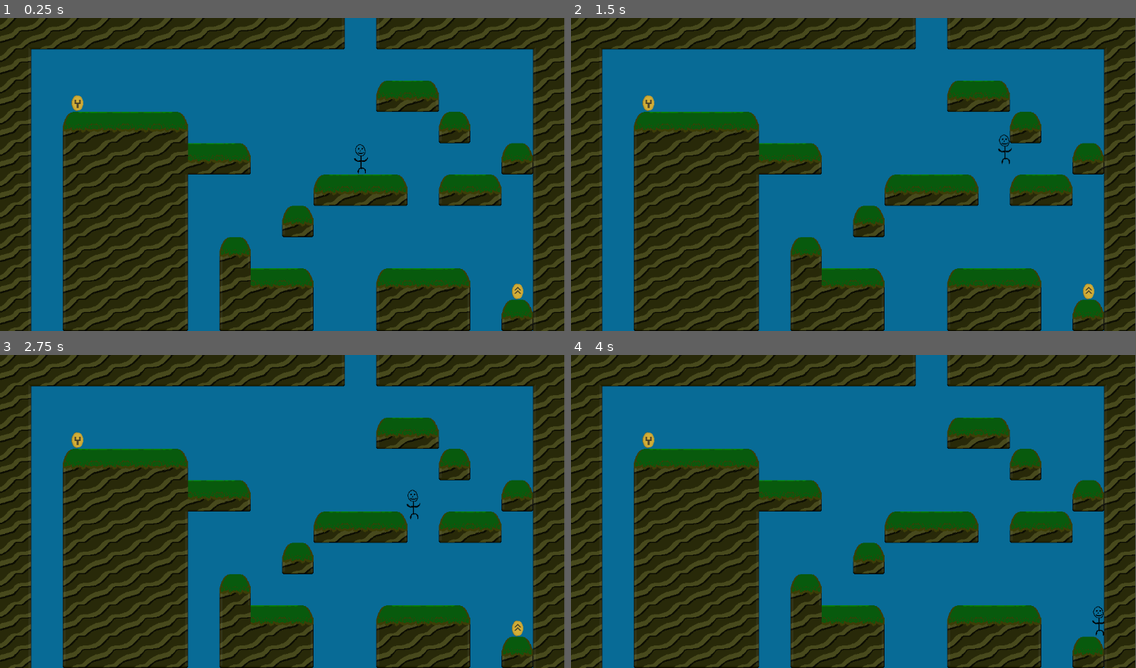
Above: before the commit, frames 1-4 (two rows, left to right).
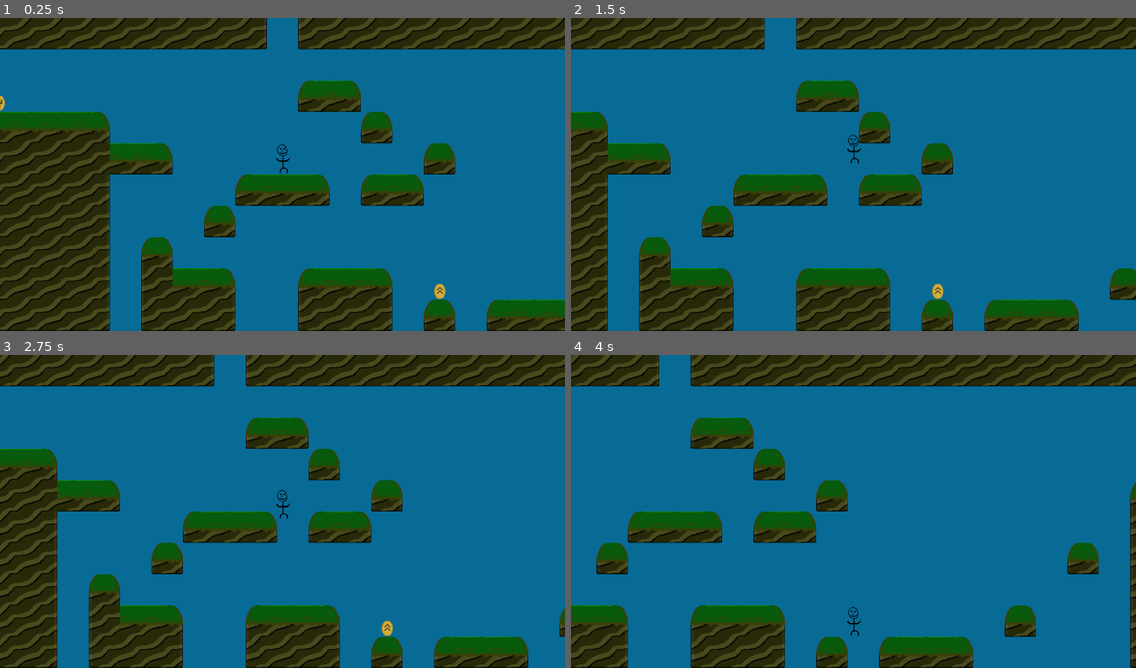
Above: after the commit, the same moments.

Repository: ephreal/RetroactiveRadiocarbons
Game: Godot game, scene res://Assets/demos/demo1/Demo1.tscn
Same seed, same stepped clock (60 frames per second), same inputs: the game is played once before the commit and once after it. The project has no main scene, so this scene is started directly.
Inputs:
- Up to frame 1 (0.25 s): no input
- Up to frame 2 (1.5 s): tap Enter at 0.5 s; hold Right (ui_right) from 0.53 s (still down); tap Space (jump) at 0.77 s
- Up to frame 3 (2.75 s): tap Space (jump) at 1.52 s; release Right (ui_right) at 2.03 s; hold Left (ui_left) from 2.03 s (still down)
- Up to frame 4 (4 s): release Left (ui_left) at 2.78 s; hold Right (ui_right) from 2.78 s (still down); tap Space (jump) at 3.02, 3.77 s
In our replay, the window is 799x444 before the commit and 800x444 after it. These sizes can differ from the game's own. Grey fills any space a smaller window leaves; there, only what the larger window draws over its background counts as a difference.

The runs differ from the first frame. In frame 1, 53% of the frame differs, in the area x 0-100%, y 0-100%; in frame 2, 43%; in frame 3, 45%; in frame 4, 48%.

Commit message:
Demos hidden areas

Diff:
--- a/Assets/demos/demo1/Demo1.gd
+++ b/Assets/demos/demo1/Demo1.gd
@@ -1,12 +1,27 @@
 extends Node2D
 var bg_music = "level1.ogg"
+var hidden_area
+var level_length = 2622
+var player
 
 # Called when the node enters the scene tree for the first time.
 func _ready():
 	Audio.music_player.volume_db = -10
 	Audio.play(bg_music)
 
+	self.player = self.get_node("Player")
+	self.player.set_camera_end(self.level_length)
+	self.hidden_area = self.get_node("HiddenArea")
+
 
 # Called every frame. 'delta' is the elapsed time since the previous frame.
 func _process(_delta):
 	pass
+
+
+func _on_hidden_area_body_entered(body):
+	self.hidden_area.visible = false
+
+
+func _on_hidden_area_body_exited(body):
+	self.hidden_area.visible = true
--- a/Assets/demos/demo1/Demo1.tscn
+++ b/Assets/demos/demo1/Demo1.tscn
@@ -159,12 +159,62 @@
 terrain_set_0/terrain_0/color = Color(0, 0.364706, 0.768627, 1)
 sources/0 = SubResource("TileSetAtlasSource_gvmd2")
 
+[sub_resource type="GDScript" id="GDScript_c4kfd"]
+script/source = "extends Area2D
+
+
+# Called when the node enters the scene tree for the first time.
+func _ready():
+	pass # Replace with function body.
+
+
+# Called every frame. 'delta' is the elapsed time since the previous frame.
+func _process(delta):
+	pass
+"
+
+[sub_resource type="RectangleShape2D" id="RectangleShape2D_et23w"]
+size = Vector2(109, 122)
+
+[sub_resource type="TileSetAtlasSource" id="TileSetAtlasSource_ud3le"]
+texture = ExtResource("4_7c454")
+texture_region_size = Vector2i(64, 64)
+0:0/0 = 0
+1:0/0 = 0
+2:0/0 = 0
+3:0/0 = 0
+4:0/0 = 0
+5:0/0 = 0
+6:0/0 = 0
+7:0/0 = 0
+0:1/0 = 0
+1:1/0 = 0
+2:1/0 = 0
+3:1/0 = 0
+4:1/0 = 0
+5:1/0 = 0
+0:2/0 = 0
+1:2/0 = 0
+2:2/0 = 0
+3:2/0 = 0
+4:2/0 = 0
+5:2/0 = 0
+0:3/0 = 0
+1:3/0 = 0
+2:3/0 = 0
+3:3/0 = 0
+4:3/0 = 0
+
+[sub_resource type="TileSet" id="TileSet_0jnui"]
+tile_size = Vector2i(64, 64)
+sources/0 = SubResource("TileSetAtlasSource_ud3le")
+
 [node name="Node2D" type="Node2D"]
 script = ExtResource("1_jgopy")
 
 [node name="Sky" type="ColorRect" parent="."]
 offset_left = 2.0
-offset_right = 1154.0
+offset_right = 2624.0
 offset_bottom = 640.0
 color = Color(0.0313726, 0.419608, 0.588235, 1)
 
@@ -172,15 +222,30 @@
 position = Vector2(736, 287)
 
 [node name="Platforms" parent="." instance=ExtResource("3_snsn1")]
-layer_0/tile_data = PackedInt32Array(327692, 131073, 3, 3276 …(870 unchanged characters)… 6609, 2, 327694, 1, 3, 327695, 131073, 3)
+layer_0/tile_data = PackedInt32Array(327692, 131073, 3, 3276 …(870 unchanged characters)… 6609, 2, 327694, 1, 3, 327695, 131073, 3, 589842, 1, 3, 589843, 65537, 3, 589844, 131073, 3, 524310, 196609, 2, 393240, 196609, 2, 262170, 1, 0, 327706, 1, 1, 393242, 1, 1, 458778, 1, 1, 524314, 1, 1, 589850, 1, 2, 262171, 131073, 0, 589851, 65537, 2, 524315, 65537, 1, 458779, 131073, 1, 393243, 131073, 1, 327707, 131073, 1, 524316, 65537, 0, 589852, 65537, 2, 589853, 65537, 2, 524317, 65537, 0, 393246, 1, 3, 589854, 65537, 3, 589855, 65537, 3, 393247, 65537, 3, 393248, 131073, 0, 458784, 327681, 1, 524320, 327681, 1, 589856, 131073, 2, 589861, 65537, 2, 589862, 65537, 3, 589863, 65537, 0, 458789, 131073, 0, 131101, 196609, 2, 524325, 131073, 1, 196644, 327681, 1, 262180, 327681, 1, 327716, 327681, 1, 393252, 327681, 1, 458788, 1, 1, 524324, 1, 1, 589860, 1, 2, 131108, 327681, 0, 327720, 327681, 2, 262184, 327681, 0, 327719, 196609, 2, 196645, 196609, 2)
 
 [node name="Walls" type="TileMap" parent="."]
 tile_set = SubResource("TileSet_58uvd")
 format = 2
-layer_0/tile_data = PackedInt32Array(65536, 131072, 1, 13107 …(88 unchanged characters)… , 458752, 131072, 1, 524288, 131072, 1, 65553, 0, 1, 131089, 0, 1, 196625, 0, 1, 262161, 0, 1, 327697, 0, 1, 393233, 0, 1, 458769, 0, 1, 524305, 0, 1, 589824, 131072, 1, 589841, 0, 1, 17, 262144, 0, 0, 196608, 0, 1, 65536, 2, 2, 65536, 2, 3, 65536, 2, 4, 65536, 2, 5, 65536, 2, 6, 65536, 2, 7, 65536, 2, 8, 65536, 2, 9, 65536, 2, 10, 131072, 2, 12, 0, 2, 13, 65536, 2, 14, 65536, 2, 15, 65536, 2, 16, 65536, 2)
+layer_0/tile_data = PackedInt32Array(65536, 131072, 1, 13107 …(88 unchanged characters)… , 458752, 131072, 1, 524288, 131072, 1, 589824, 131072, 1, 0, 196608, 0, 1, 65536, 2, 2, 65536, 2, 3, 65536, 2, 4, 65536, 2, 5, 65536, 2, 6, 65536, 2, 7, 65536, 2, 8, 65536, 2, 9, 65536, 2, 10, 131072, 2, 12, 0, 2, 13, 65536, 2, 14, 65536, 2, 15, 65536, 2, 16, 65536, 2, 17, 65536, 2, 18, 65536, 2, 19, 65536, 2, 20, 65536, 2, 21, 65536, 2, 22, 65536, 2, 23, 65536, 2, 24, 65536, 2, 25, 65536, 2, 26, 65536, 2, 27, 65536, 2, 28, 65536, 2, 29, 65536, 2, 30, 65536, 2, 31, 65536, 2, 32, 65536, 2, 33, 65536, 2, 34, 65536, 2, 35, 65536, 2, 36, 65536, 2, 37, 65536, 2, 38, 65536, 2, 39, 65536, 2, 40, 262144, 0, 65576, 0, 1, 131112, 0, 1, 196648, 0, 1, 262184, 0, 1, 327720, 0, 1, 393256, 0, 1, 458792, 0, 1, 524328, 0, 1, 589864, 262144, 1)
 
 [node name="Grip Powerup" parent="." instance=ExtResource("5_q80iy")]
 position = Vector2(158, 174)
 
 [node name="Jump Powerup" parent="." instance=ExtResource("6_broxu")]
 position = Vector2(1057, 559)
+
+[node name="HiddenArea" type="Area2D" parent="."]
+script = SubResource("GDScript_c4kfd")
+
+[node name="CollisionShape2D" type="CollisionShape2D" parent="HiddenArea"]
+position = Vector2(1989.5, 511)
+shape = SubResource("RectangleShape2D_et23w")
+
+[node name="GhostTiles" type="TileMap" parent="HiddenArea"]
+tile_set = SubResource("TileSet_0jnui")
+format = 2
+layer_0/tile_data = PackedInt32Array(393246, 0, 0, 393247, 65536, 0, 393248, 131072, 0, 458784, 131072, 1, 524320, 131072, 1, 589856, 131072, 1, 589855, 65536, 2, 589854, 65536, 2, 458782, 0, 1, 524318, 65536, 1, 524319, 65536, 1, 458783, 65536, 1)
+
+[connection signal="body_entered" from="HiddenArea" to="." method="_on_hidden_area_body_entered"]
+[connection signal="body_exited" from="HiddenArea" to="." method="_on_hidden_area_body_exited"]
--- a/Assets/player/player.gd
+++ b/Assets/player/player.gd
@@ -3,10 +3,11 @@
 var JUMP_SPEED = 300
 var JUMP_FRAMES = 5
 var DOUBLE_JUMPED = false
+var camera
 
 # Called when the node enters the scene tree for the first time.
 func _ready():
-	pass # Replace with function body.
+	self.camera = self.get_node("camera")
 
 
 func _physics_process(delta):
@@ -55,3 +56,7 @@
 		return true
 
 	return false
+
+
+func set_camera_end(end: int):
+	self.camera.limit_right = end
--- a/Assets/player/player.tscn
+++ b/Assets/player/player.tscn
@@ -16,3 +16,8 @@
 
 [node name="Sprite2D" type="Sprite2D" parent="."]
 texture = ExtResource("1")
+
+[node name="camera" type="Camera2D" parent="."]
+limit_left = 0
+limit_top = 0
+limit_bottom = 640
--- a/project.godot
+++ b/project.godot
@@ -24,6 +24,7 @@
 [display]
 
 window/size/viewport_height=640
+window/stretch/mode="viewport"
 
 [input]
 
Not shown: 1 places in Assets/demos/demo1/Demo1.tscn that only renumber resources
